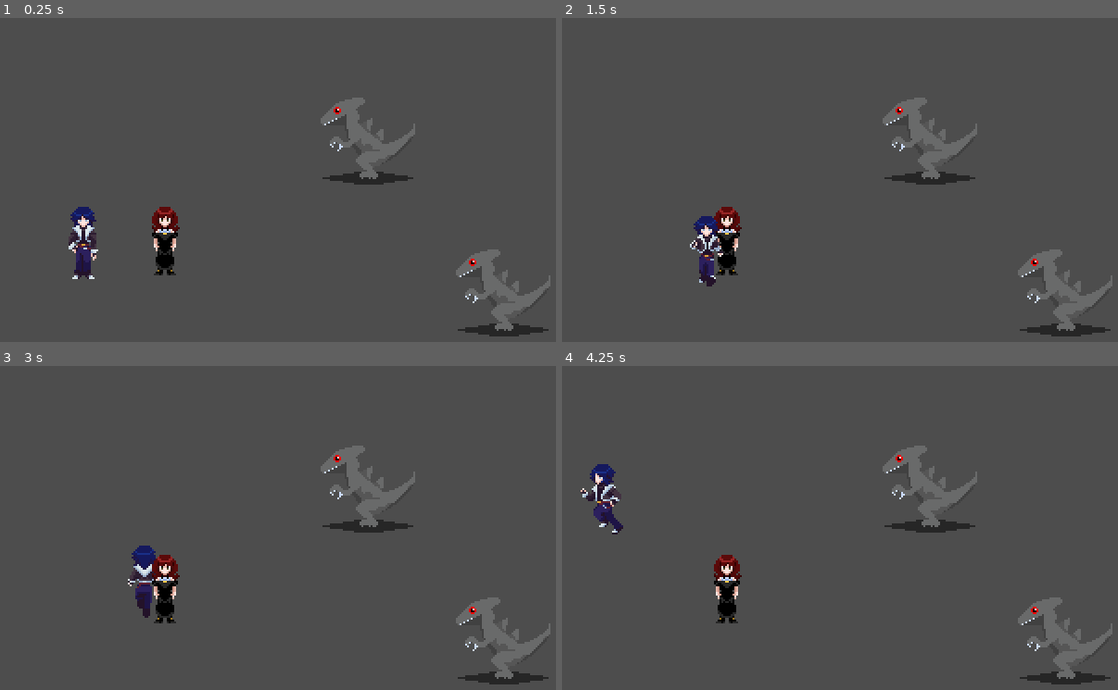
Above: before the commit, frames 1-4 (two rows, left to right).
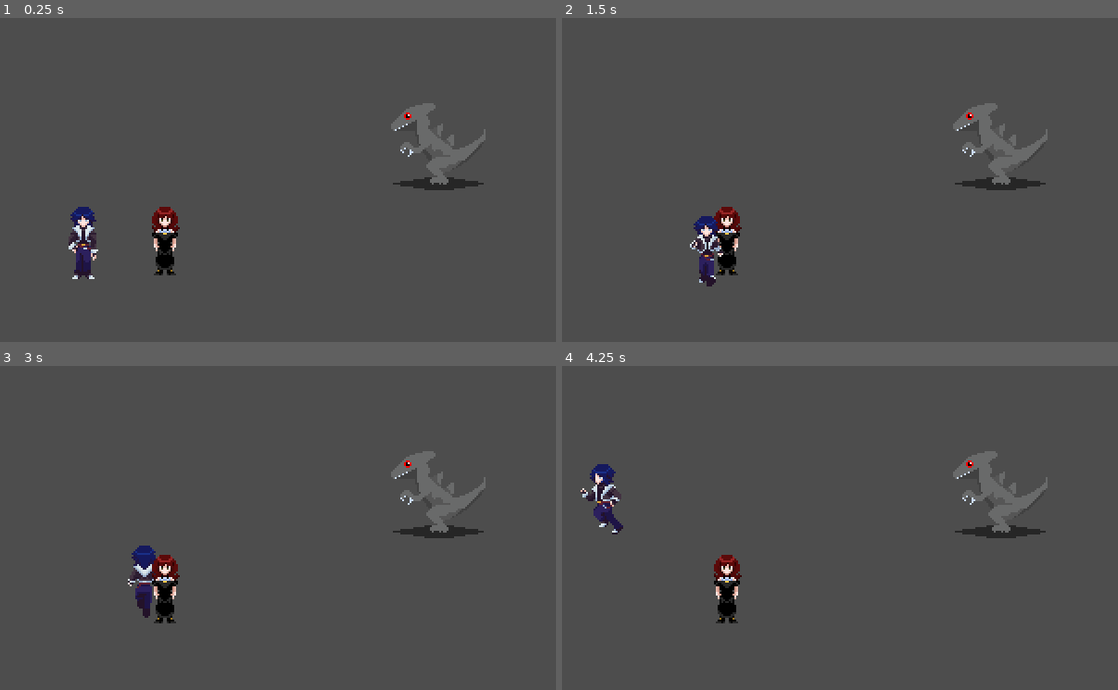
Above: after the commit, the same moments.

Repository: JTenroon/RPGProject
Game: Godot game, scene res://Scenes/Debug.tscn
Same seed, same stepped clock (60 frames per second), same inputs: the game is played once before the commit and once after it.
Inputs:
- Up to frame 1 (0.25 s): no input
- Up to frame 2 (1.5 s): tap Enter at 0.5 s; hold D (move_right) 0.53-1.28 s; tap Space (context) at 0.6 s; hold S (move_down) from 1.28 s (still down); tap Q (disableMovement) at 1.35 s
- Up to frame 3 (3 s): release S (move_down) at 2.03 s; hold D (move_right) 2.03-2.78 s; tap Space (context) at 2.1 s; hold W (move_up) from 2.78 s (still down); tap Q (disableMovement) at 2.85 s
- Up to frame 4 (4.25 s): release W (move_up) at 3.53 s; hold A (move_left) from 3.53 s (still down); tap Space (context) at 3.6 s

The runs differ from the first frame. In frame 1, 4.8% of the frame differs, in the area x 57-99%, y 24-99%; in frame 2, 4.8%; in frame 3, 4.8%; in frame 4, 4.8%.

Commit message:
Combat Damage
Movesets, Moves, and combat damage formula applied.

Diff:
--- a/Actors/Ken/kenStats.tres
+++ b/Actors/Ken/kenStats.tres
@@ -1,6 +1,6 @@
 [gd_resource type="Resource" script_class="characterStats" format=3 uid="uid://xhw7uv55q84h"]
 
-[ext_resource type="Script" uid="uid://cvlovrbuuyr52" path="res://Combat System/Stats.gd" id="1_o8p7v"]
+[ext_resource type="Script" uid="uid://cvlovrbuuyr52" path="res://Combat System/CombatActors/Stats.gd" id="1_o8p7v"]
 
 [resource]
 script = ExtResource("1_o8p7v")
--- /dev/null
+++ b/Actors/Monsters/Rock Lizard/rockLizardMoves.tres
@@ -0,0 +1,11 @@
+[gd_resource type="Resource" script_class="AIMoveset" format=3 uid="uid://qyu2tskjltn0"]
+
+[ext_resource type="Script" uid="uid://dby8cq5f32nhm" path="res://Combat System/Combat Actions/Ability.gd" id="1_5twsf"]
+[ext_resource type="Script" uid="uid://c2828rynqp2pv" path="res://Combat System/Combat Actions/AIMoveset.gd" id="2_3lhlu"]
+[ext_resource type="Resource" uid="uid://bxiy6jarxa1jd" path="res://Assets/Monsters/Monster Abilities/Sweep.tres" id="2_nppyy"]
+[ext_resource type="Resource" uid="uid://cgtnh0ptmbke3" path="res://Assets/Monsters/Monster Abilities/Scratch.tres" id="3_flbol"]
+
+[resource]
+script = ExtResource("2_3lhlu")
+abilities = Array[ExtResource("1_5twsf")]([ExtResource("2_nppyy"), ExtResource("3_flbol")])
+metadata/_custom_type_script = "uid://c2828rynqp2pv"
--- a/Actors/Monsters/Rock Lizard/rockLizardStats.tres
+++ b/Actors/Monsters/Rock Lizard/rockLizardStats.tres
@@ -1,6 +1,6 @@
 [gd_resource type="Resource" script_class="characterStats" format=3 uid="uid://bkojsmyhou6bc"]
 
-[ext_resource type="Script" uid="uid://cvlovrbuuyr52" path="res://Combat System/Stats.gd" id="1_quhin"]
+[ext_resource type="Script" uid="uid://cvlovrbuuyr52" path="res://Combat System/CombatActors/Stats.gd" id="1_quhin"]
 
 [resource]
 script = ExtResource("1_quhin")
@@ -9,4 +9,5 @@
 baseSPD = 75
 baseDEF = 200
 baseMDEF = 25
+level = 3
 metadata/_custom_type_script = "uid://cvlovrbuuyr52"
--- a/Actors/Player/playerStats.tres
+++ b/Actors/Player/playerStats.tres
@@ -1,6 +1,6 @@
 [gd_resource type="Resource" script_class="characterStats" format=3 uid="uid://c1t0fhf67of1q"]
 
-[ext_resource type="Script" uid="uid://cvlovrbuuyr52" path="res://Combat System/Stats.gd" id="1_abxu5"]
+[ext_resource type="Script" uid="uid://cvlovrbuuyr52" path="res://Combat System/CombatActors/Stats.gd" id="1_abxu5"]
 
 [resource]
 script = ExtResource("1_abxu5")
--- /dev/null
+++ b/Assets/Monsters/Monster Abilities/Scratch.tres
@@ -0,0 +1,11 @@
+[gd_resource type="Resource" script_class="Ability" format=3 uid="uid://cgtnh0ptmbke3"]
+
+[ext_resource type="Script" uid="uid://dby8cq5f32nhm" path="res://Combat System/Combat Actions/Ability.gd" id="1_ip5n2"]
+
+[resource]
+script = ExtResource("1_ip5n2")
+actionName = "Scratch"
+damage = 20
+speed = 1.0
+animation = 2
+metadata/_custom_type_script = "uid://dby8cq5f32nhm"
--- /dev/null
+++ b/Assets/Monsters/Monster Abilities/Sweep.tres
@@ -0,0 +1,11 @@
+[gd_resource type="Resource" script_class="Ability" format=3 uid="uid://bxiy6jarxa1jd"]
+
+[ext_resource type="Script" uid="uid://dby8cq5f32nhm" path="res://Combat System/Combat Actions/Ability.gd" id="1_rus3g"]
+
+[resource]
+script = ExtResource("1_rus3g")
+actionName = "Sweep"
+damage = 10
+animation = 3
+multiTarget = true
+metadata/_custom_type_script = "uid://dby8cq5f32nhm"
--- /dev/null
+++ b/Combat System/Combat Actions/AIMoveset.gd
@@ -0,0 +1,5 @@
+class_name AIMoveset
+
+extends Resource
+
+@export var abilities: Array [Ability]
--- /dev/null
+++ b/Combat System/Combat Actions/Ability.gd
@@ -0,0 +1,17 @@
+class_name Ability
+
+extends Resource
+
+enum actionAnimation {DASH,CAST,SINGLE,SPIN,JUMP,COMBO}
+enum type {NEUTRAL,FIRE,ICE,BOLT,WIND,EARTH,DENDRO,WATER,WEIRD,LIGHT,DARK}
+
+@export var actionName: String = ""
+@export var icon: Texture2D
+@export var power: int
+@export var mpCost: int
+@export var speed: float
+@export var particleFX: PackedScene
+@export var animation: actionAnimation
+@export var multiTarget: bool
+@export var isMagic: bool
+@export var element: type
--- /dev/null
+++ b/Combat System/Combat Actions/combat_action.gd
@@ -0,0 +1,5 @@
+class_name combatAction
+
+var user: Combatant
+var ability: Ability
+var target: Combatant
--- /dev/null
+++ b/Combat System/CombatActors/AI_Controlled.gd
@@ -0,0 +1,13 @@
+class_name AIControlled
+
+extends Combatant
+
+@export var abilities: AIMoveset
+
+func _chooseAction() -> void:
+	var action: combatAction
+	action.user = self
+	action.ability = _chooseAbility()
+
+func _chooseAbility() -> Ability:
+	return
--- a/Combat System/combatant.gd
+++ b/Combat System/CombatActors/Combatant.gd
@@ -20,10 +20,10 @@
 		ATB = 0
 
 	elif ATB < ATBMax:
-		ATB += stats.SPD
-
+		ATB += stats.SPDd
 
 func _chooseAction() -> void:
-	var action: int = 2
-	CombatManager.addToQueue(action)
 	pass
+
+func takeDamage(damage: int) -> void:
+	currentHP -= damage
--- /dev/null
+++ b/Combat System/CombatActors/playerControlled.gd
@@ -0,0 +1,3 @@
+class_name playerControlled
+
+extends Combatant
--- a/Scenes/Debug.tscn
+++ b/Scenes/Debug.tscn
@@ -18,7 +18,7 @@
 
 [node name="Rock Lizard" parent="." unique_id=1790967525 instance=ExtResource("3_pr2ys")]
 y_sort_enabled = true
-position = Vector2(205, 63)
+position = Vector2(243, 66)
 
 [node name="Ken" parent="." unique_id=1833336018 instance=ExtResource("2_8koso")]
 y_sort_enabled = false
@@ -29,7 +29,4 @@
 script = ExtResource("5_i37fb")
 typewriterSpeed = 70.0
 
-[node name="Rock Lizard2" parent="." unique_id=2049332055 instance=ExtResource("3_pr2ys")]
-position = Vector2(278, 145)
-
 [node name="CombatMenu" parent="." unique_id=1055183837 instance=ExtResource("6_i37fb")]
--- a/Scripts/Autoloads/CombatManager.gd
+++ b/Scripts/Autoloads/CombatManager.gd
@@ -1,10 +1,10 @@
 extends Node
 
 @onready var aggroed: CharacterBody2D = null
-var _party: Array [CharacterBody2D]
-var _combatants: Array [CharacterBody2D]
-var _enemies: Array [CharacterBody2D]
-var queue: Array [int]
+var _party: Array [Combatant]
+var _combatants: Array [Combatant]
+var _enemies: Array [Combatant]
+var queue: Array [combatAction]
 
 
 signal combatStarted(party:Array[CharacterBody2D])
@@ -55,8 +55,35 @@
 func _executeQueue() -> void:
 	if queue:
 		for action in queue:
-			print(queue)
-			queue.erase(action)
+			_resolveAction(action)
+
+func _resolveAction(action : combatAction) -> void:
+	if action.ability.multiTarget:
+		if action.user is AIControlled:
+			for member in _party:
+				action.applyDamage(action.user, member,action.ability.power)
+		if action.user is playerControlled:
+			for enemy in _enemies:
+				action.applyDamage(action.user,enemy,action.ability.power)
+	else:
+		applyDamage(action)
+
+func applyDamage(action: combatAction) -> void:
+
+	var atk: float
+	var def: float
+
+	if action.ability.isMagic:
+		atk = action.user.stats.MAG
+		def = action.target.stats.MDEF
+	else:
+		atk = action.user.stats.ATK
+		def = action.target.stats.DEF
+
+	var rawDamage: float = (atk/pow(2.0,def/atk))*(1.0 + (float(action.ability.power)/100.0))
+	var damage: int = int(rawDamage)
+
+	action.target.takeDamage(damage)
 
 func addToQueue(action: int) -> void:
 	queue.append(action)
Not shown, added: Combat System/Combat Actions/AIMoveset.gd.uid
Not shown, added: Combat System/Combat Actions/Ability.gd.uid
Not shown, added: Combat System/Combat Actions/combat_action.gd.uid
Not shown, added: Combat System/CombatActors/AI_Controlled.gd.uid
Renamed: Combat System/combatant.gd.uid -> Combat System/CombatActors/Combatant.gd.uid
Renamed: Combat System/Stats.gd -> Combat System/CombatActors/Stats.gd
Renamed: Combat System/Stats.gd.uid -> Combat System/CombatActors/Stats.gd.uid
Not shown, added: Combat System/CombatActors/playerControlled.gd.uid
Renamed: Combat System/battle_setting.tscn -> Combat System/CombatUI/battle_setting.tscn
